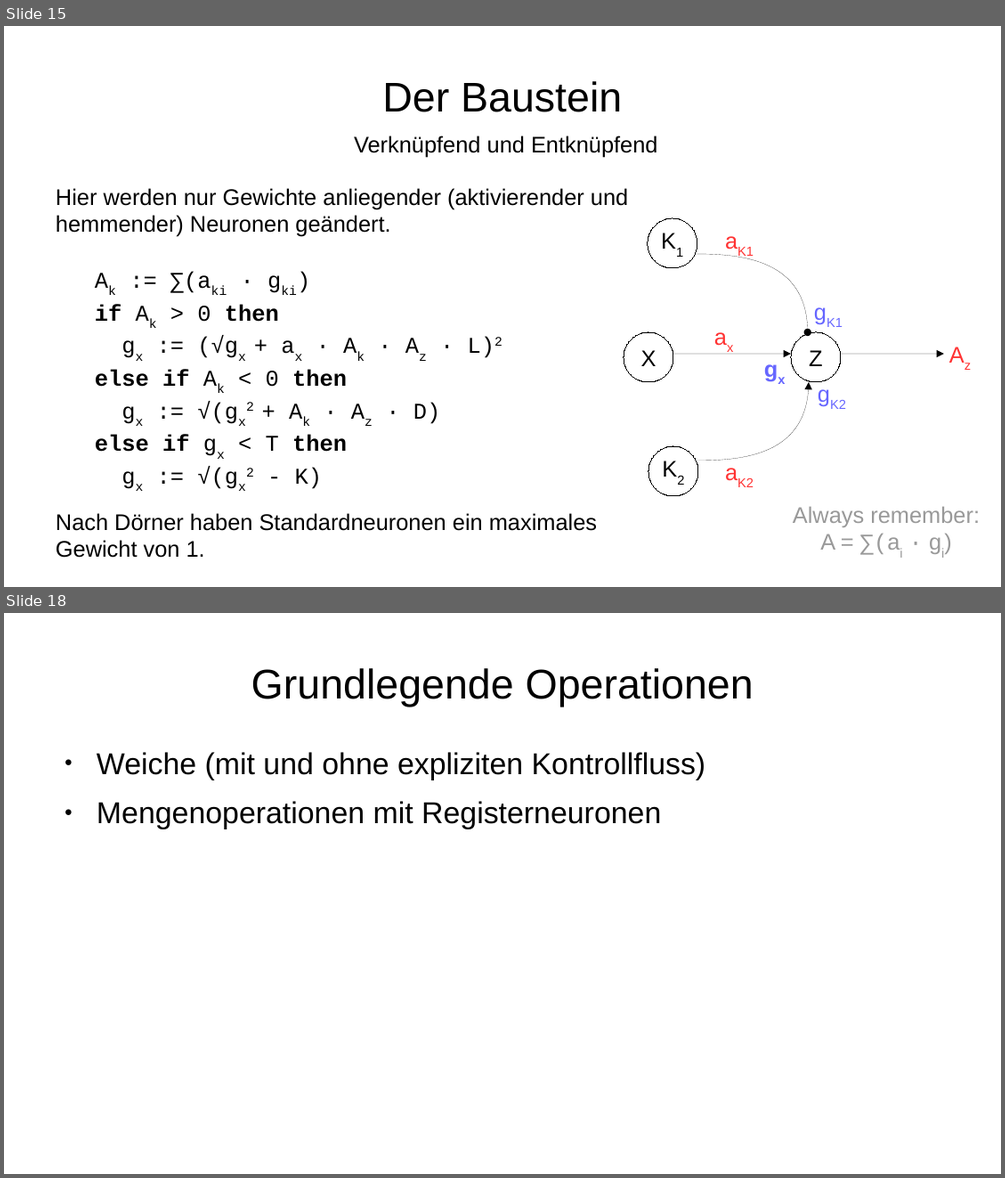
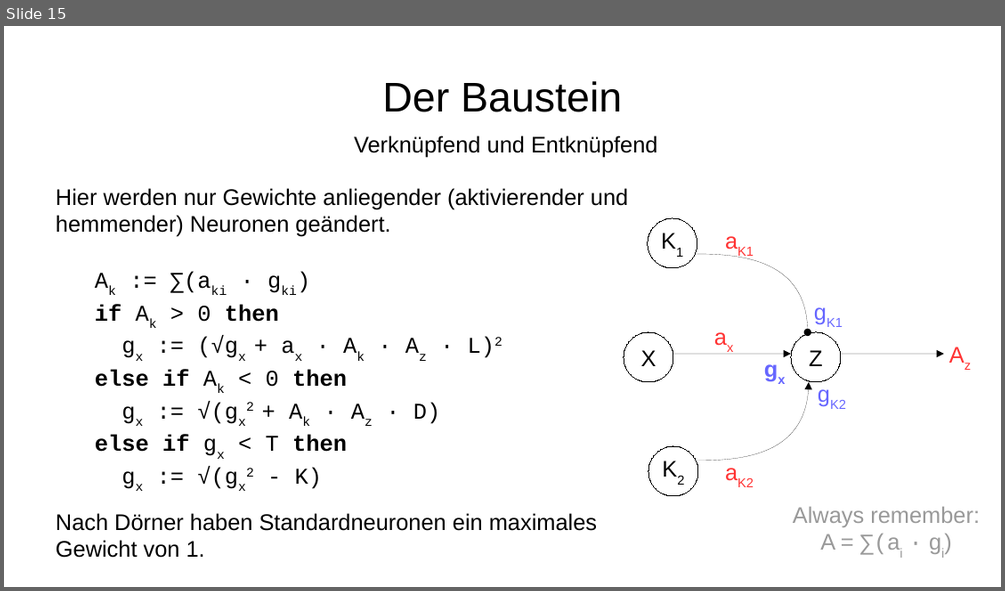
Before and after one commit to Lotes/psi-theorie, a slide deck: presentation.odp. Shown one above the other, each under a label of ours: slides 15 and 18 before the commit, slide 15 after it; the slides between them are not shown. The pictures are 1005x1178 and 1005x591 pixels, drawn with LibreOffice and Linux fonts; fonts in the diff are those of the drawing. Boxes give left, top, right and bottom in pixels: in the first picture for what was removed or moved away, otherwise in the second. Text is boxed around its words. In the diff, an @@ line names an element or a change of style, - is before the commit and + after.

```diff
--- a/presentation.odp
+++ b/presentation.odp
@@ slide 18 removed at [4,613,1001,1174], background #FFFFFF @@
@@ title removed at [251,668,753,706] @@
-Grundlegende Operationen
@@ text removed at [97,752,706,829] @@
-● Weiche (mit und ohne expliziten Kontrollfluss)
-● Mengenoperationen mit Registerneuronen
```
Also in this commit, not shown: 4 slides changed, 3 slides added, 3 other files.
